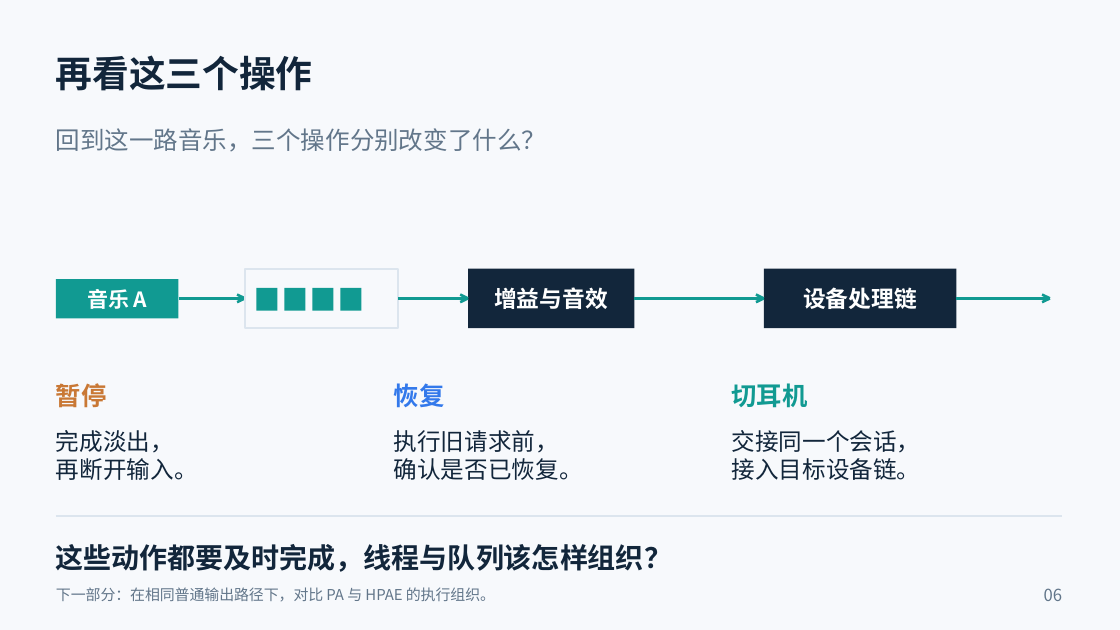
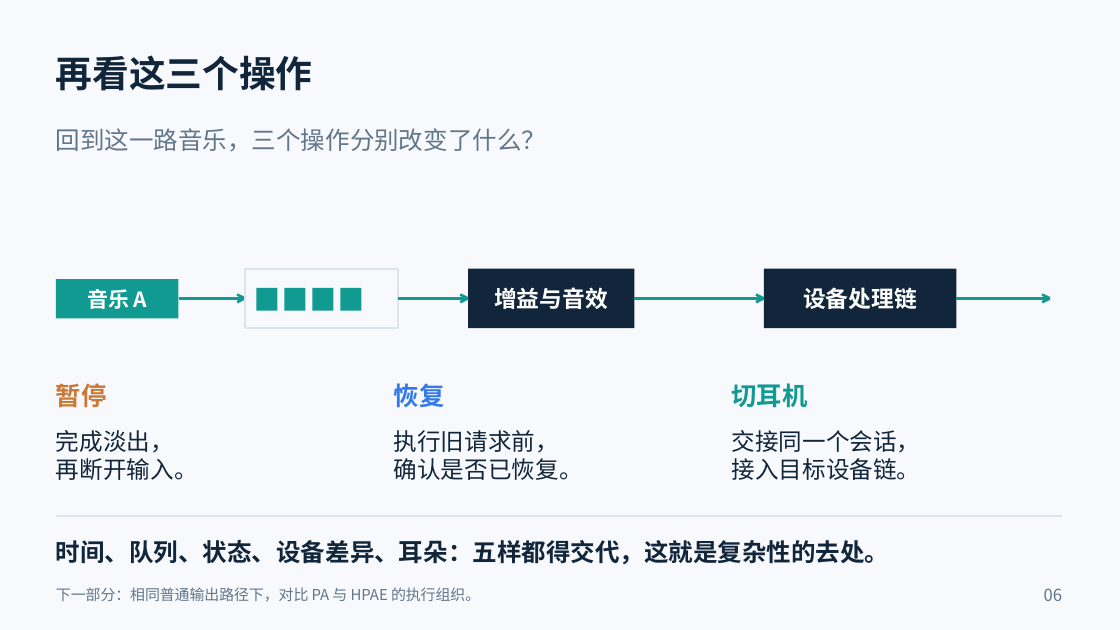
Before and after one commit to c8x1/preeaudio_share, a slide deck: slide 6 of audio_scenario/一首歌三个操作_场景演示稿.pptx. Drawn at 1120x630 pixels with LibreOffice and Linux fonts; fonts in the diff are those of the drawing. Boxes give left, top, right and bottom in pixels: in the first picture for what was removed or moved away, otherwise in the second. Text is boxed around its words. In the diff, an @@ line names an element or a change of style, - is before the commit and + after.

```diff
--- a/audio_scenario/一首歌三个操作_场景演示稿.pptx
+++ b/audio_scenario/一首歌三个操作_场景演示稿.pptx
@@ text at bbox=[56, 540, 889, 564]: text changed; size 24 to 21 pt @@
-这些动作都要及时完成，线程与队列该怎样组织？
+时间、队列、状态、设备差异、耳朵：五样都得交代，这就是复杂性的去处。
@@ text at bbox=[56, 587, 480, 602]: text changed @@
-下一部分：在相同普通输出路径下，对比 PA 与 HPAE 的执行组织。
+下一部分：相同普通输出路径下，对比 PA 与 HPAE 的执行组织。
```
Also in this commit, not shown: 5 other slides changed, 24 other files.
